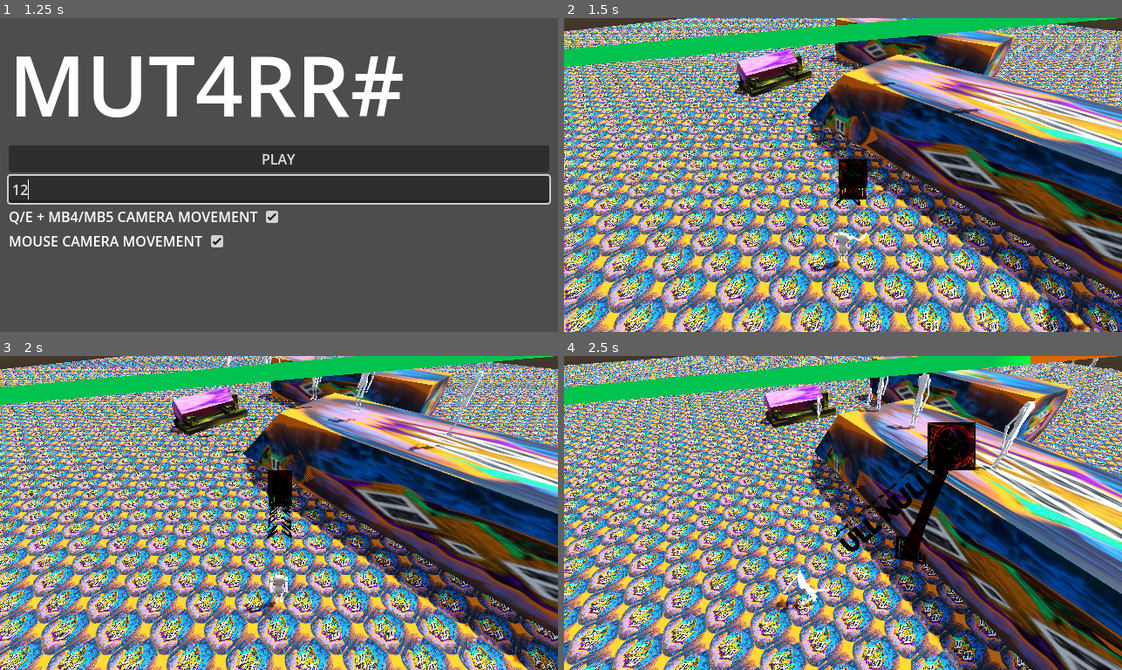
Above: before the commit, frames 1-4 (two rows, left to right).
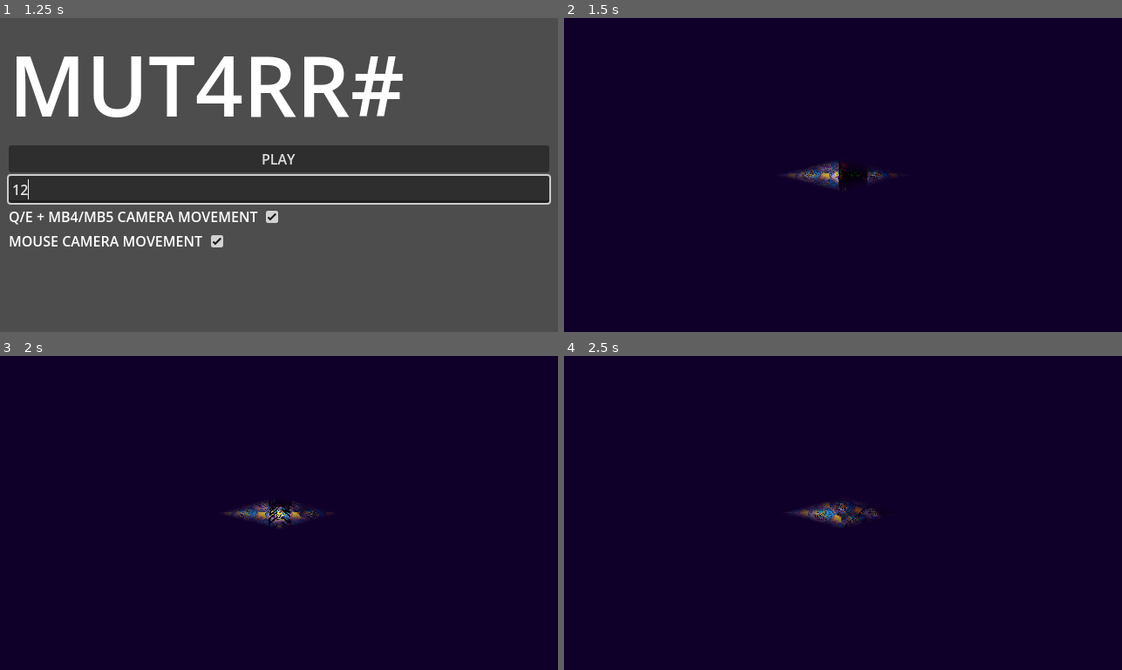
Above: after the commit, the same moments.

Repository: officialErnests/mut-4rr-
Game: Godot game, scene res://Scenes/main_menu.tscn
The game is run twice, just before and just after one commit, with the same random seed, the same clock (stepped at 60 frames per second) and the same inputs.
Inputs (mouse positions are in pixels of both pictures, inside the frame that each line leads up to):
- Up to frame 1 (1.25 s): click (279, 190) at 0.52 s; type "12" at 0.6 s
- Up to frame 2 (1.5 s): click "PLAY" at 1.25 s
- Up to frame 3 (2 s): no input
- Up to frame 4 (2.5 s): tap Enter at 2 s; move the mouse to (965, 497) at 2.02 s; hold D (right) from 2.03 s (still down); tap Q (rot_cam_left) at 2.1 s

Frame 1 is identical in both runs. In frame 2, 96% of the frame differs, in the area x 0-100%, y 0-100%; in frame 3, 96%; in frame 4, 96%.

Commit message:
v0.3.2 added intro plus timer - intro and timer

Diff:
--- /dev/null
+++ b/Assets/shaders/blink.gdshader
@@ -0,0 +1,10 @@
+shader_type canvas_item;
+uniform float size = 0.0;
+void fragment() {
+	COLOR = vec4(COLOR.r,COLOR.g,COLOR.b,abs(UV.y-0.5)*2.0*size+abs(UV.x-0.5)*0.1*size*size);
+}
+
+//void light() {
+//	// Called for every pixel for every light affecting the CanvasItem.
+//	// Uncomment to replace the default light processing function with this one.
+//}
--- a/Assets/themes/player.tres
+++ b/Assets/themes/player.tres
@@ -2,7 +2,7 @@
 
 [sub_resource type="StyleBoxFlat" id="StyleBoxFlat_bmjyb"]
 bg_color = Color(0.8598129, 0.40320137, 0, 1)
-border_width_left = 221
+border_width_bottom = 170
 border_color = Color(1, 0, 0, 1)
 border_blend = true
 corner_detail = 1
--- /dev/null
+++ b/Scenes/player.gdshader
@@ -0,0 +1,10 @@
+shader_type canvas_item;
+uniform float size = 0.0;
+void fragment() {
+	COLOR = vec4(COLOR.r,COLOR.g,COLOR.b,abs(UV.y-0.5)*2.0*size+abs(UV.x-0.5)*0.1*size*size);
+}
+
+//void light() {
+//	// Called for every pixel for every light affecting the CanvasItem.
+//	// Uncomment to replace the default light processing function with this one.
+//}
--- a/Scenes/player.tscn
+++ b/Scenes/player.tscn
@@ -15,7 +15,9 @@
 [ext_resource type="Script" uid="uid://clkaneisu7we7" path="res://Scripts/utils/copyRot.gd" id="8_tx1dd"]
 [ext_resource type="Script" uid="uid://dbi36cvmg01de" path="res://Scripts/player/stick_to_head.gd" id="10_pu2lt"]
 [ext_resource type="Theme" uid="uid://cbtndqatsbpnj" path="res://Assets/themes/player.tres" id="15_h4iuc"]
+[ext_resource type="Shader" uid="uid://djtm6o311rook" path="res://Assets/shaders/blink.gdshader" id="15_qqcod"]
 [ext_resource type="Script" uid="uid://tscw6p720imx" path="res://Scripts/player/gui/panel_2.gd" id="16_fd4e3"]
+[ext_resource type="Script" uid="uid://xqqf1gvxsaua" path="res://Scripts/player/oneTime/blinkers.gd" id="18_igrcy"]
 
 [sub_resource type="CapsuleShape3D" id="CapsuleShape3D_6t5aa"]
 radius = 0.2
@@ -103,15 +105,115 @@
 rings = 4
 ring_segments = 4
 
+[sub_resource type="ShaderMaterial" id="ShaderMaterial_igrcy"]
+shader = ExtResource("15_qqcod")
+shader_parameter/size = 10.0
+
+[sub_resource type="Animation" id="Animation_qqcod"]
+resource_name = "Open"
+tracks/0/type = "bezier"
+tracks/0/imported = false
+tracks/0/enabled = true
+tracks/0/path = NodePath("ColorRect:material:shader_parameter/size")
+tracks/0/interp = 1
+tracks/0/loop_wrap = true
+tracks/0/keys = {
+"handle_modes": PackedInt32Array(2),
+"points": PackedFloat32Array(0, -0.25, 0, 0.25, 0),
+"times": PackedFloat32Array(0)
+}
+
+[sub_resource type="Animation" id="Animation_igrcy"]
+length = 0.001
+tracks/0/type = "bezier"
+tracks/0/imported = false
+tracks/0/enabled = true
+tracks/0/path = NodePath("ColorRect:material:shader_parameter/size")
+tracks/0/interp = 1
+tracks/0/loop_wrap = true
+tracks/0/keys = {
+"handle_modes": PackedInt32Array(0),
+"points": PackedFloat32Array(10, -0.25, 0, 0.25, 0),
+"times": PackedFloat32Array(0)
+}
+
+[sub_resource type="Animation" id="Animation_fs7ks"]
+resource_name = "Close"
+tracks/0/type = "bezier"
+tracks/0/imported = false
+tracks/0/enabled = true
+tracks/0/path = NodePath("ColorRect:material:shader_parameter/size")
+tracks/0/interp = 1
+tracks/0/loop_wrap = true
+tracks/0/keys = {
+"handle_modes": PackedInt32Array(0),
+"points": PackedFloat32Array(10, -0.25, 0, 0.25, 0),
+"times": PackedFloat32Array(0)
+}
+
+[sub_resource type="AnimationLibrary" id="AnimationLibrary_l6n3p"]
+_data = {
+&"Close": SubResource("Animation_fs7ks"),
+&"Open": SubResource("Animation_qqcod"),
+&"RESET": SubResource("Animation_igrcy")
+}
+
+[sub_resource type="AnimationNodeAnimation" id="AnimationNodeAnimation_olqyp"]
+animation = &"Close"
+
+[sub_resource type="AnimationNodeAnimation" id="AnimationNodeAnimation_wpjfl"]
+animation = &"Open"
+
+[sub_resource type="AnimationNodeBlendSpace1D" id="AnimationNodeBlendSpace1D_bi64h"]
+blend_point_0/node = SubResource("AnimationNodeAnimation_olqyp")
+blend_point_0/pos = 0.0
+blend_point_1/node = SubResource("AnimationNodeAnimation_wpjfl")
+blend_point_1/pos = 1.05
+
+[sub_resource type="Shader" id="Shader_igrcy"]
+code = "shader_type canvas_item;
+uniform float size = 0.0;
+void fragment() {
+	COLOR = vec4(COLOR.r,COLOR.g,COLOR.b,abs(UV.y-0.5)*2.0*size+abs(UV.x-0.5)*0.1*size*size);
+}
+
+//void light() {
+//	// Called for every pixel for every light affecting the CanvasItem.
+//	// Uncomment to replace the default light processing function with this one.
+//}
+"
+
+[sub_resource type="ShaderMaterial" id="ShaderMaterial_fs7ks"]
+shader = SubResource("Shader_igrcy")
+shader_parameter/size = 5.0
+
+[sub_resource type="Shader" id="Shader_l6n3p"]
+code = "shader_type canvas_item;
+uniform float size = 0.0;
+void fragment() {
+	COLOR = vec4(COLOR.r,COLOR.g,COLOR.b,abs(UV.y-0.5)*2.0*size+abs(UV.x-0.5)*0.1*size*size);
+}
+
+//void light() {
+//	// Called for every pixel for every light affecting the CanvasItem.
+//	// Uncomment to replace the default light processing function with this one.
+//}
+"
+
+[sub_resource type="ShaderMaterial" id="ShaderMaterial_olqyp"]
+shader = SubResource("Shader_l6n3p")
+shader_parameter/size = 1.0
+
 [sub_resource type="StyleBoxFlat" id="StyleBoxFlat_h4iuc"]
 bg_color = Color(0, 0.76, 0.30400008, 1)
-border_width_right = 45
+border_width_top = 215
 border_color = Color(0, 1, 0.23333335, 1)
 border_blend = true
 
-[node name="Player" type="CharacterBody3D" groups=["Player"]]
+[node name="Player" type="CharacterBody3D" node_paths=PackedStringArray("blinker") groups=["Player"]]
 collision_mask = 56
 script = ExtResource("1_7dp3o")
+blinker = NodePath("CanvasLayer2/AnimationTree")
 
 [node name="PickUp_pos" type="Marker3D" parent="."]
 
@@ -337,26 +439,55 @@
 [node name="Eye_center" type="Marker3D" parent="."]
 transform = Transform3D(1, 0, 0, 0, 1, 0, 0, 0, 1, 0, 1.4, 0)
 
-[node name="CanvasLayer" type="CanvasLayer" parent="."]
-
-[node name="Panel" type="Panel" parent="CanvasLayer"]
-anchors_preset = -1
-anchor_top = 0.1
-anchor_right = 1.0
-anchor_bottom = 0.1
-offset_right = 5.0
-offset_bottom = 20.0
-rotation = -0.08726646
-pivot_offset = Vector2(0, 20)
-theme = ExtResource("15_h4iuc")
-
-[node name="Panel2" type="Panel" parent="CanvasLayer/Panel"]
-layout_mode = 1
-anchors_preset = -1
+[node name="CanvasLayer2" type="CanvasLayer" parent="."]
+layer = 2
+
+[node name="ColorRect" type="ColorRect" parent="CanvasLayer2"]
+material = SubResource("ShaderMaterial_igrcy")
+anchors_preset = 15
 anchor_right = 1.0
 anchor_bottom = 1.0
 grow_horizontal = 2
 grow_vertical = 2
+color = Color(0.06133331, 0, 0.16, 1)
+
+[node name="AnimationPlayer" type="AnimationPlayer" parent="CanvasLayer2"]
+libraries = {
+&"": SubResource("AnimationLibrary_l6n3p")
+}
+
+[node name="AnimationTree" type="AnimationTree" parent="CanvasLayer2"]
+tree_root = SubResource("AnimationNodeBlendSpace1D_bi64h")
+anim_player = NodePath("../AnimationPlayer")
+parameters/blend_position = 0.0
+
+[node name="CanvasLayer" type="CanvasLayer" parent="."]
+
+[node name="Panel" type="Panel" parent="CanvasLayer"]
+material = SubResource("ShaderMaterial_fs7ks")
+anchors_preset = 15
+anchor_right = 1.0
+anchor_bottom = 1.0
+theme = ExtResource("15_h4iuc")
+
+[node name="Control" type="Control" parent="CanvasLayer/Panel"]
+clip_contents = true
+layout_mode = 1
+anchors_preset = 15
+anchor_right = 1.0
+anchor_bottom = 1.0
+grow_horizontal = 2
+grow_vertical = 2
+script = ExtResource("16_fd4e3")
+
+[node name="Panel2" type="Panel" parent="CanvasLayer/Panel/Control"]
+material = SubResource("ShaderMaterial_olqyp")
+layout_mode = 0
+offset_right = 640.0
+offset_bottom = 360.0
 pivot_offset = Vector2(0, 20)
 theme_override_styles/panel = SubResource("StyleBoxFlat_h4iuc")
-script = ExtResource("16_fd4e3")
+
+[node name="Blinkers" type="Node" parent="CanvasLayer" node_paths=PackedStringArray("blinkers")]
+script = ExtResource("18_igrcy")
+blinkers = [NodePath("../Panel"), NodePath("../Panel/Control/Panel2")]
--- a/Scripts/globals/global.gd
+++ b/Scripts/globals/global.gd
@@ -77,19 +77,26 @@
 	return random_table[p_id]
 
 #time till reset
-var reset_timer_max = 0.1 * 60
+var reset_timer_max = 5 * 60
+var reset_timer_mod = reset_timer_max
 var reset_timer = reset_timer_max
 var reset_timer_triggered = false
 func resetTimer():
-	reset_timer = reset_timer_max
+	reset_timer_mod -= 1
+	reset_timer = reset_timer_mod
 func StartTimer():
+	reset_timer_mod = reset_timer_max
 	while true:
 		await get_tree().create_timer(1).timeout
 		reset_timer -= 1
 		if reset_timer <= 0:
 			if not reset_timer_triggered:
 				reset_timer_triggered = true
-				replay()
+				if reset_timer_mod <= 1:
+					lost()
+					return
+				else:
+					replay()
 		else:
 			reset_timer_triggered = false
 
@@ -113,3 +120,5 @@
 	genRandom()
 	resetTimer()
 	resetStartTimer()
+func lost() -> void:
+	reset_timer_mod = reset_timer_max
--- a/Scripts/npc/main/npc_master.gd
+++ b/Scripts/npc/main/npc_master.gd
@@ -8,6 +8,8 @@
 	updateNpcs()
 	while true:
 		await get_tree().create_timer(1).timeout
+		if not is_inside_tree(): return
+		if not get_tree(): return
 		updateNpcs()
 
 func updateNpcs():
--- a/Scripts/npc/npc_manager.gd
+++ b/Scripts/npc/npc_manager.gd
@@ -38,6 +38,7 @@
 	PRECAL_VISIONRSQUARE = vision_hitbox.get_node("CollisionShape3D").shape.radius**2
 
 func update():
+	if not is_inside_tree(): return
 	if not get_tree(): return
 	await get_tree().create_timer(timer_random.randf_range(0, 0.5)).timeout
 	var is_decision_made = false
@@ -116,6 +117,8 @@
 func visibile(object: Node3D) -> Vector3:
 	if object.get_node("VISIBLE"):
 		for visible_marker in object.get_node("VISIBLE").get_children():
+
+			if not eye_center.is_inside_tree(): continue
 			if not visible_marker.is_inside_tree(): continue
 			var vision = castRay(eye_center.global_position, visible_marker.global_position, 16+32+64)
 			if not vision.has("collider"): return visible_marker["position"]
--- a/Scripts/player/gui/panel_2.gd
+++ b/Scripts/player/gui/panel_2.gd
@@ -1,4 +1,4 @@
-extends Panel
+extends Control
 
 func _process(_delta: float) -> void:
 	anchor_right = float(global.reset_timer) / global.reset_timer_max
--- /dev/null
+++ b/Scripts/player/oneTime/blinkers.gd
@@ -0,0 +1,10 @@
+extends Node
+
+@export var blinkers: Array[Panel]
+var time_since_start := 0.0
+func _process(delta: float) -> void:
+	time_since_start += delta
+	var norm_time = (float(global.reset_timer) / global.reset_timer_max)
+	var value = sin(time_since_start*0.5)*0.1+ (1-norm_time) * 0.2
+	for blinker in blinkers:
+		blinker.material.set("shader_parameter/size", value)
--- a/Scripts/player/oneTime/id_getter.gd
+++ b/Scripts/player/oneTime/id_getter.gd
@@ -1,4 +1,9 @@
 extends CharacterBody3D
 var id := -1
+@export var blinker: AnimationTree
 func  _ready() -> void:
 	id = global.declareCharecter(self)
+	var i_max: float = 100.0
+	for i in range(i_max):
+		await get_tree().create_timer(0.05).timeout
+		blinker.set("parameters/blend_position", min(cos(i * 0.2) * 0.1 + (i / i_max), 1))
Not shown, added: Assets/shaders/blink.gdshader.uid
Not shown, added: Scenes/player.gdshader.uid
Not shown: 1 places in Scenes/player.tscn that only renumber resources
Not shown, added: Scripts/player/oneTime/blinkers.gd.uid
